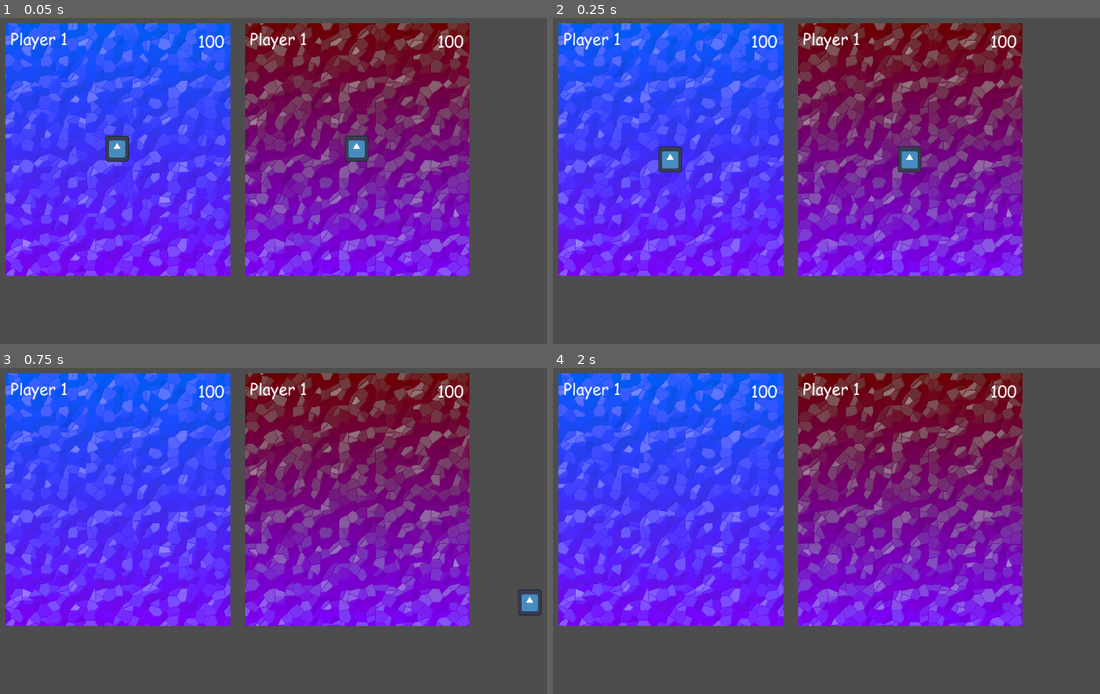
Above: before the commit, frames 1-4 (two rows, left to right).
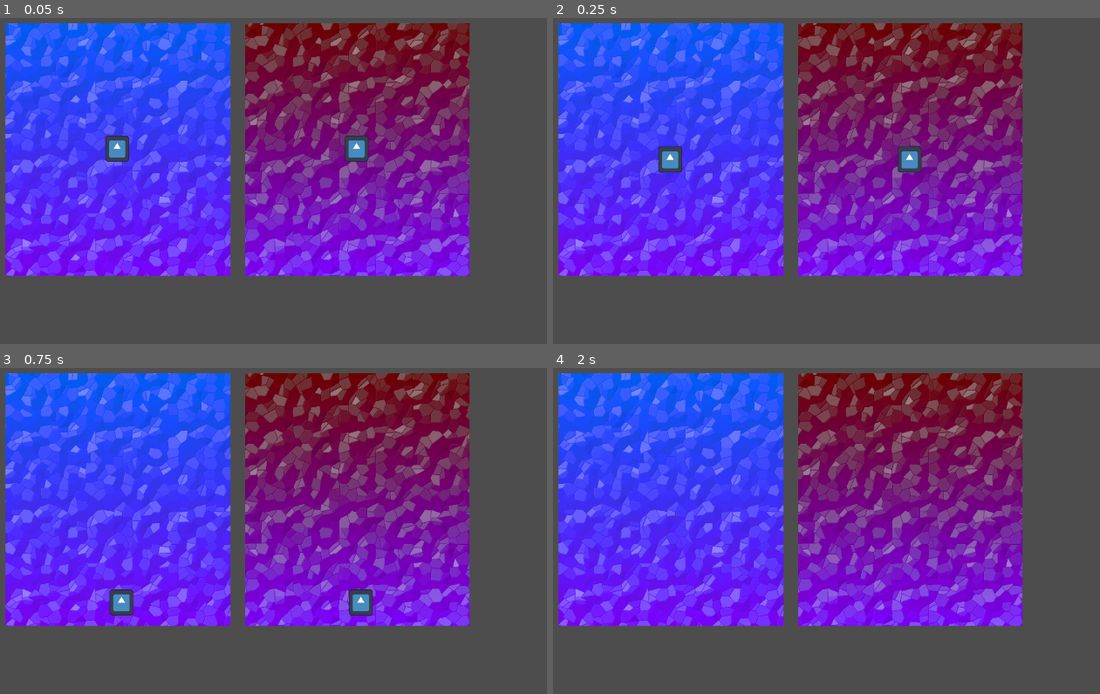
Above: after the commit, the same moments.

Repository: LegacyMD/xd_tower
Game: Godot game, scene res://scenes/root_scene.tscn
Two runs of this game, one before a commit and one after it. Both use one fixed random seed, a clock stepped at 60 frames per second and the inputs below. The engine's default icon, where the game draws it, is replaced by a stand-in: a white triangle on a blue panel in a dark square.
Inputs:
- Up to frame 1 (0.05 s): no input
- Up to frame 2 (0.25 s): no input
- Up to frame 3 (0.75 s): hold Right (ui_right) from 0.53 s (still down)
- Up to frame 4 (2 s): release Right (ui_right) at 1.28 s; hold Left (ui_left) from 1.28 s (still down)

The runs differ from the first frame. In frame 1, 0.5% of the frame differs, in the area x 2-85%, y 4-10%; in frame 2, 0.5%; in frame 3, 1.5%, in the area x 2-100%, y 4-76%; in frame 4, 0.5%.

Commit message:
Implemented basic player movement for `RigidBody2D`

Diff:
--- /dev/null
+++ b/scenes/player.gd
@@ -0,0 +1,36 @@
+extends RigidBody2D
+
+
+# Called when the node enters the scene tree for the first time.
+func _ready():
+    var screen_size = get_viewport_rect().size
+    print(screen_size)
+    pass # Replace with function body.
+
+
+# Called every frame. 'delta' is the elapsed time since the previous frame.
+func _process(delta):
+    pass
+
+
+func _on_area_2d_body_entered(body):
+    print("JA PIERDOLE")
+    pass # Replace with function body.
+
+var move_force = 10
+var jump_impulse = -10
+var on_ground = false
+
+func is_on_ground() -> bool:
+    return on_ground
+
+func _physics_process(delta):
+    var input_vector = Vector2.ZERO
+    input_vector.x = Input.get_action_strength("ui_right") - Input.get_action_strength("ui_left")
+
+    if input_vector.length() > 0:
+        input_vector = input_vector.normalized() * move_force
+        apply_central_impulse(input_vector)
+
+    if Input.is_action_just_pressed("ui_up") and is_on_ground():
+        apply_central_impulse(Vector2(0, jump_impulse))
--- a/scenes/player.tscn
+++ b/scenes/player.tscn
@@ -1,7 +1,7 @@
 [gd_scene load_steps=4 format=3 uid="uid://cmsiiqo6trr02"]
 
 [ext_resource type="Texture2D" uid="uid://dc1qxcwm6qwx2" path="res://images/icon.svg" id="1_0sng1"]
-[ext_resource type="Script" path="res://scripts/player.gd" id="1_vu3yy"]
+[ext_resource type="Script" path="res://scenes/player.gd" id="1_vu3yy"]
 
 [sub_resource type="RectangleShape2D" id="RectangleShape2D_fvmdj"]
 size = Vector2(60, 66)
--- a/scenes/player_view.tscn
+++ b/scenes/player_view.tscn
@@ -1,17 +1,12 @@
-[gd_scene load_steps=7 format=3 uid="uid://c0df40lhsahqm"]
+[gd_scene load_steps=4 format=3 uid="uid://c0df40lhsahqm"]
 
 [ext_resource type="Texture2D" uid="uid://k56ue13rongu" path="res://images/bg1.png" id="1_g4c12"]
-[ext_resource type="Script" path="res://scripts/player_view.gd" id="1_hn4cx"]
 [ext_resource type="PackedScene" uid="uid://cmsiiqo6trr02" path="res://scenes/player.tscn" id="1_wpenj"]
-[ext_resource type="FontFile" uid="uid://1a64xqtvvu7t" path="res://fonts/COMIC.TTF" id="3_3bjkn"]
 
 [sub_resource type="RectangleShape2D" id="RectangleShape2D_d1cn2"]
 size = Vector2(964.211, 176.711)
 
-[sub_resource type="Theme" id="Theme_0slj3"]
-
 [node name="PlayerView" type="Node2D"]
-script = ExtResource("1_hn4cx")
 
 [node name="Background" type="Sprite2D" parent="."]
 position = Vector2(2, 3)
@@ -31,26 +26,6 @@
 position = Vector2(0.0377138, 65.5922)
 shape = SubResource("RectangleShape2D_d1cn2")
 
-[node name="player_name_label" type="Label" parent="."]
-offset_left = -269.0
-offset_top = -306.0
-offset_right = -125.0
-offset_bottom = -249.0
-theme = SubResource("Theme_0slj3")
-theme_override_fonts/font = ExtResource("3_3bjkn")
-theme_override_font_sizes/font_size = 40
-text = "Player 1"
-
-[node name="score_label" type="Label" parent="."]
-offset_left = 105.0
-offset_top = -300.0
-offset_right = 271.0
-offset_bottom = -243.0
-theme_override_fonts/font = ExtResource("3_3bjkn")
-theme_override_font_sizes/font_size = 40
-text = "100"
-horizontal_alignment = 2
-
 [connection signal="area_entered" from="Area2D" to="Player" method="_on_area_2d_area_entered"]
 [connection signal="body_entered" from="Area2D" to="Player" method="_on_area_2d_body_entered"]
 [connection signal="tree_entered" from="Area2D/CollisionShape2D" to="Player" method="_on_collision_shape_2d_tree_entered"]
